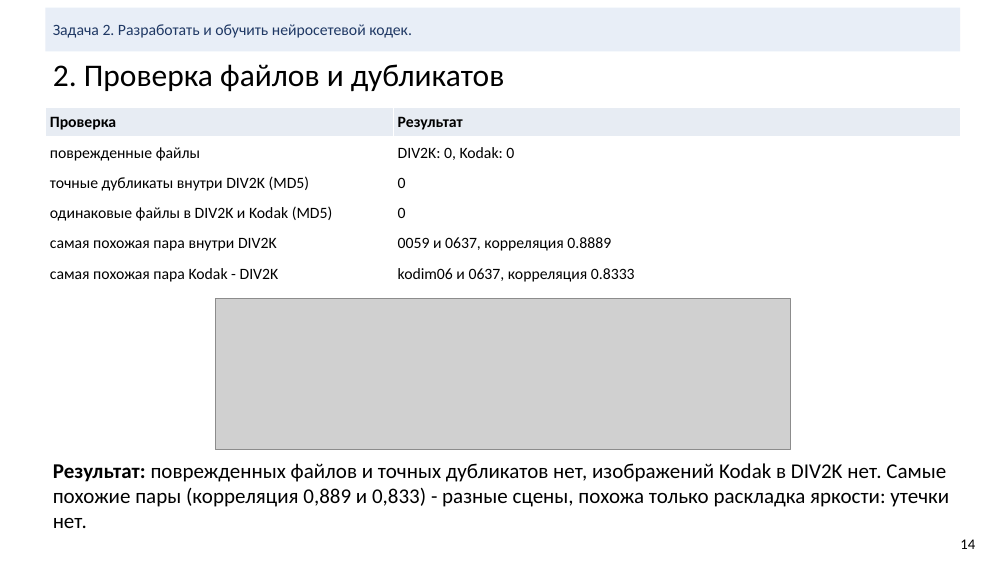
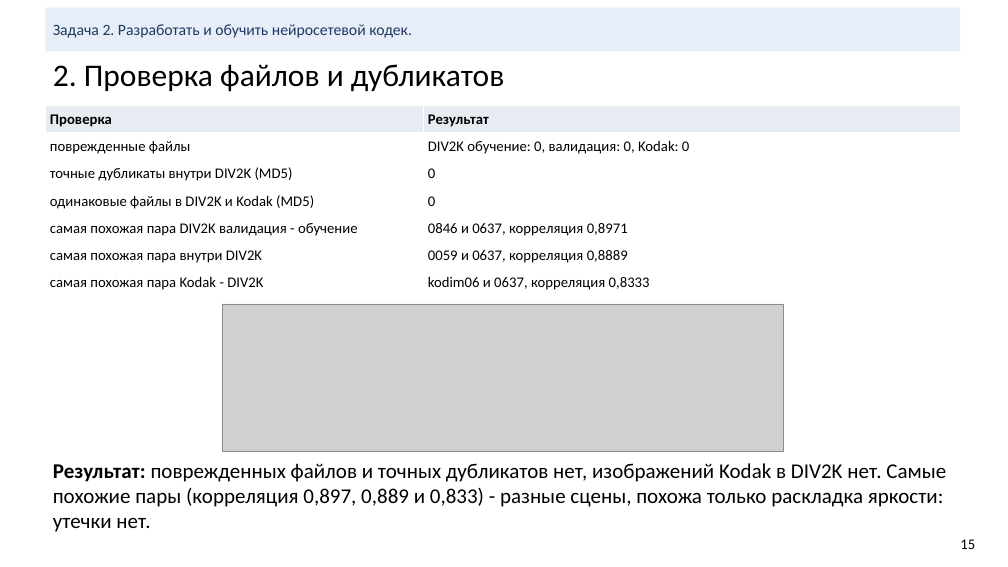
Before and after one commit to KDMCrypto/Deep-Image-Compression, a slide deck: slide 15 of documentation/cv-project-compression.pptx (slide 14 before the commit). Drawn at 1008x567 pixels with LibreOffice and Linux fonts; fonts in the diff are those of the drawing; grey boxes stand for pictures. Boxes give left, top, right and bottom in pixels: in the first picture for what was removed or moved away, otherwise in the second. Text is boxed around its words. In the diff, an @@ line names an element or a change of style, - is before the commit and + after.

```diff
--- a/documentation/cv-project-compression.pptx
+++ b/documentation/cv-project-compression.pptx
@@ table at box(45, 106, 960, 296) @@
-row 2, column 2: DIV2K: 0, Kodak: 0
+row 2, column 2: DIV2K обучение: 0, валидация: 0, Kodak: 0
-row 5: самая похожая пара внутри DIV2K | 0059 и 0637, корреляция 0.8889
-row 6: самая похожая пара Kodak - DIV2K | kodim06 и 0637, корреляция 0.8333
+row 5: самая похожая пара DIV2K валидация - обучение | 0846 и 0637, корреляция 0,8971
+row 6: самая похожая пара внутри DIV2K | 0059 и 0637, корреляция 0,8889
+row 7: самая похожая пара Kodak - DIV2K | kodim06 и 0637, корреляция 0,8333
@@ picture: place and size @@
-picture at box(215, 299, 790, 450)
+picture at box(222, 304, 783, 451)
@@ text at box(53, 463, 946, 532): text changed @@
-Результат: поврежденных файлов и точных дубликатов нет, изображений Kodak в DIV2K нет. Самые похожие пары (корреляция 0,889 и 0,833) - разные сцены, похожа только раскладка яркости: утечки нет.
+Результат: поврежденных файлов и точных дубликатов нет, изображений Kodak в DIV2K нет. Самые похожие пары (корреляция 0,897, 0,889 и 0,833) - разные сцены, похожа только раскладка яркости: утечки нет.
@@ text at box(960, 539, 975, 549): text changed @@
-14
+15
```
Also in this commit, not shown: 27 other slides changed, 10 slides added, 19 other files.
